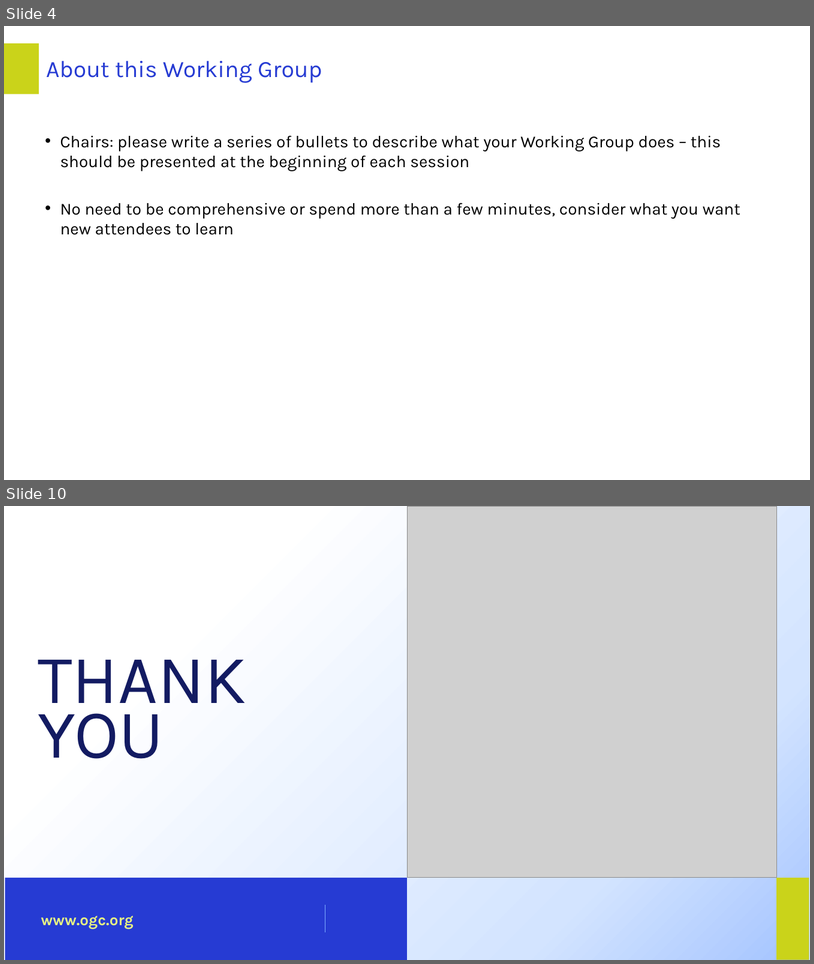
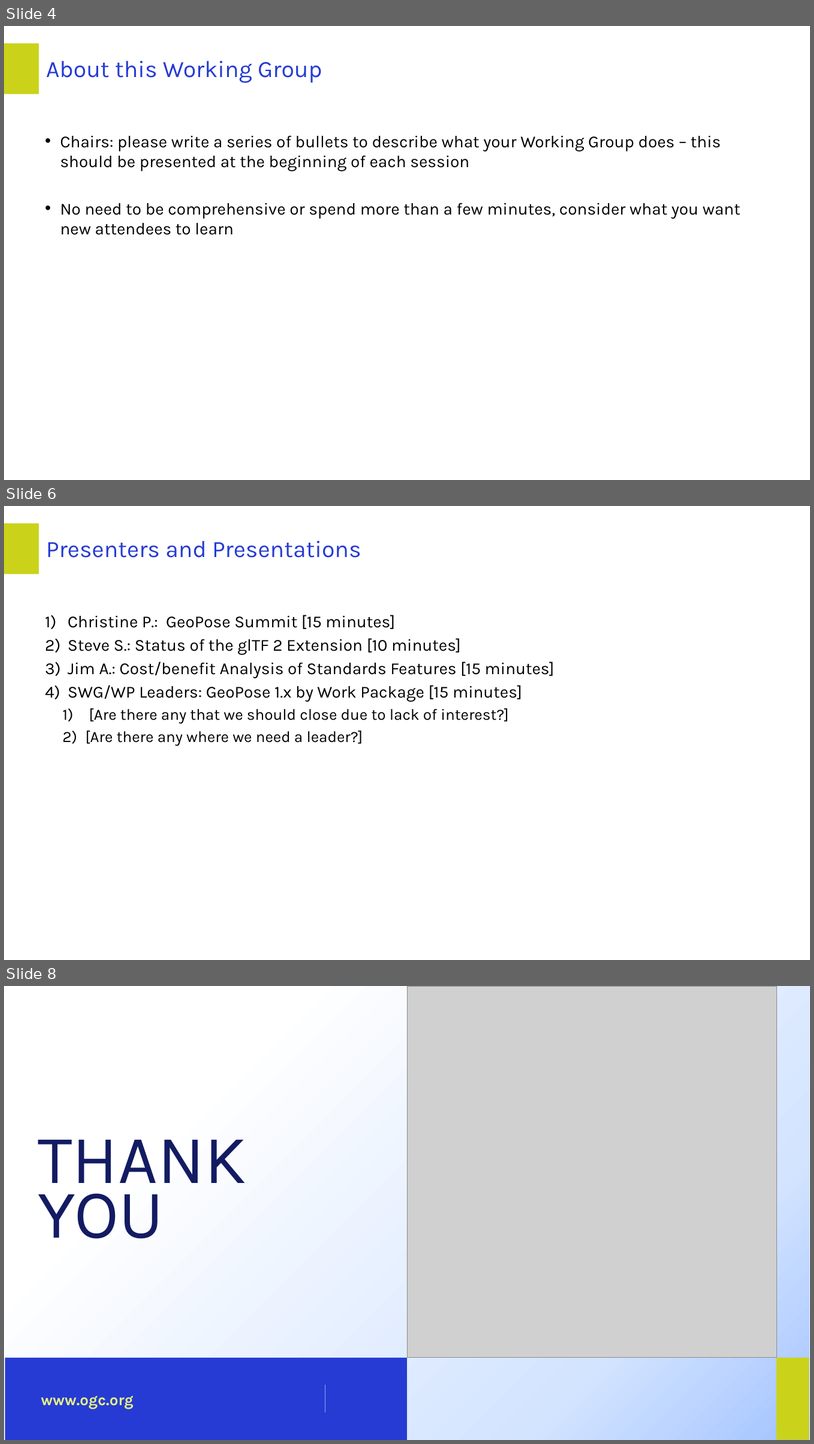
Before and after one commit to opengeospatial/GeoPose, a slide deck: Presentations/Boulder_2025/2025_October_Chair_Slides_GeoPoseSWG.pptx. Shown one above the other, each under a label of ours: slides 4 and 10 before the commit, slides 4, 6 and 8 after it; the slides between them are not shown. The pictures are 814x964 and 814x1444 pixels, drawn with LibreOffice and Linux fonts; fonts in the diff are those of the drawing; grey boxes stand for pictures; background and template pictures are left out. Boxes give left, top, right and bottom in pixels: in the first picture for what was removed or moved away, otherwise in the second. Text is boxed around its words. In the diff, an @@ line names an element or a change of style, - is before the commit and + after.

```diff
--- a/Presentations/Boulder_2025/2025_October_Chair_Slides_GeoPoseSWG.pptx
+++ b/Presentations/Boulder_2025/2025_October_Chair_Slides_GeoPoseSWG.pptx
@@ slide 6 added at [4, 506, 810, 960], background #FFFFFF; not listed: 1 template element that a slide beside it also shows @@
@@ title added at [46, 541, 362, 558], 42 pt, text #263BD3 @@
+Presenters and Presentations
@@ text added at [68, 615, 555, 745], 30 pt, text #000000 @@
+1) Christine P.: GeoPose Summit [15 minutes]
+2) Steve S.: Status of the glTF 2 Extension [10 minutes]
+3) Jim A.: Cost/benefit Analysis of Standards Features [15 minutes]
+4) SWG/WP Leaders: GeoPose 1.x by Work Package [15 minutes]
+  1) [Are there any that we should close due to lack of interest?]
+  2) [Are there any where we need a leader?]
@@ what was slide 10 is now slide 8 @@
```
Also in this commit, not shown: 2 slides changed, 3 other slides added, 1 slide removed.
